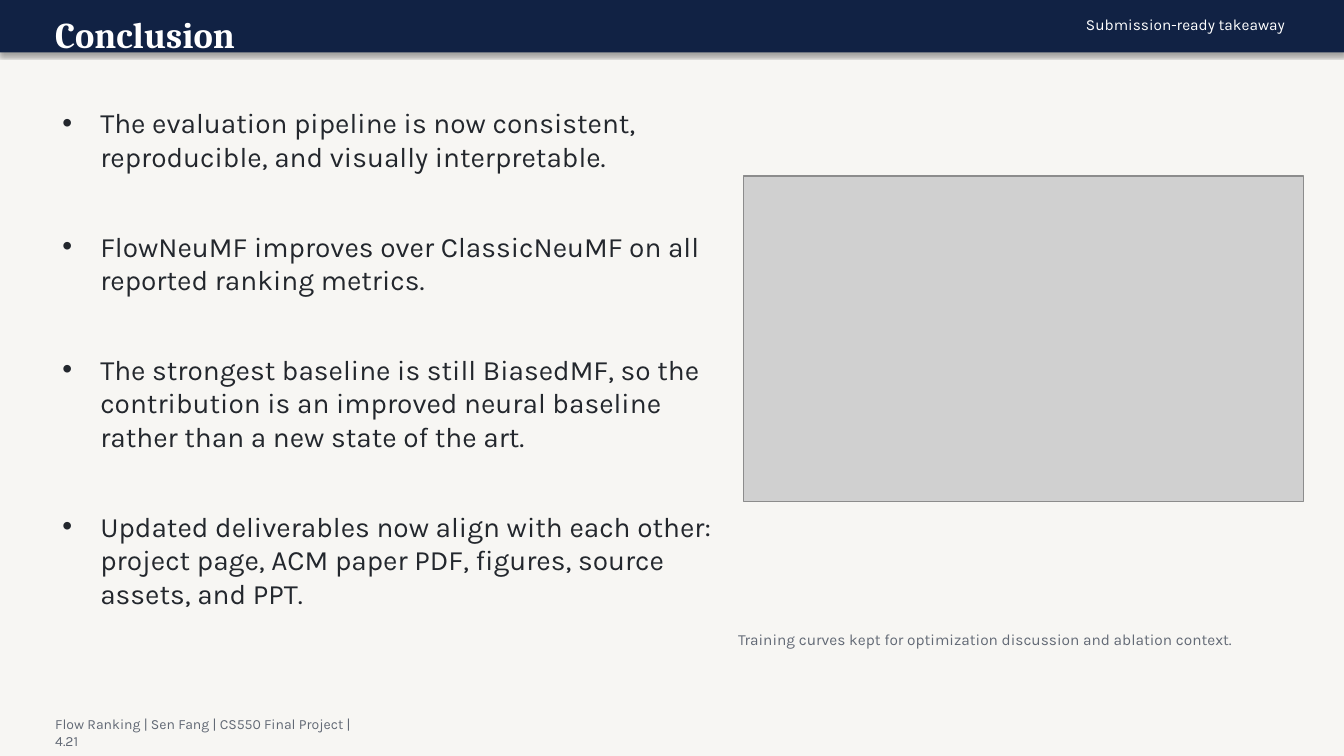
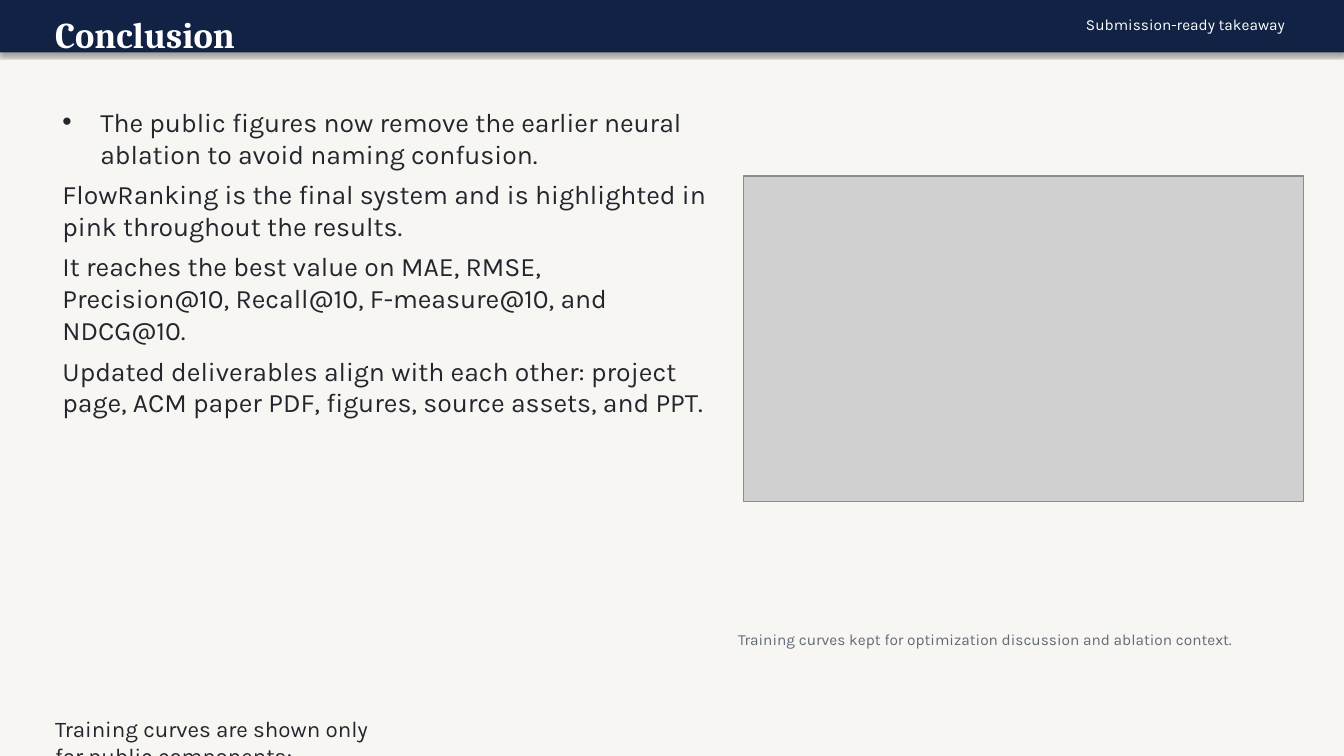
Before and after one commit to FangSen9000/FlowRanking, a slide deck: slide 7 of assets/flow_ranking_slides.pptx. Drawn at 1344x756 pixels with LibreOffice and Linux fonts; fonts in the diff are those of the drawing; grey boxes stand for pictures. Boxes give left, top, right and bottom in pixels: in the first picture for what was removed or moved away, otherwise in the second. Text is boxed around its words. In the diff, an @@ line names an element or a change of style, - is before the commit and + after.

Commit message:
Clarify FlowRanking public results

```diff
--- a/assets/flow_ranking_slides.pptx
+++ b/assets/flow_ranking_slides.pptx
@@ text at [62, 113, 706, 419]: text changed; size 20 to 19 pt @@
-• The evaluation pipeline is now consistent, reproducible, and visually interpretable.
-• FlowNeuMF improves over ClassicNeuMF on all reported ranking metrics.
-• The strongest baseline is still BiasedMF, so the contribution is an improved neural baseline rather than a new state of the art.
-• Updated deliverables now align with each other: project page, ACM paper PDF, figures, source assets, and PPT.
+• The public figures now remove the earlier neural ablation to avoid naming confusion.
+FlowRanking is the final system and is highlighted in pink throughout the results.
+It reaches the best value on MAE, RMSE, Precision@10, Recall@10, F-measure@10, and NDCG@10.
+Updated deliverables align with each other: project page, ACM paper PDF, figures, source assets, and PPT.
@@ text at [55, 721, 368, 743]: text changed; size 10 to 16 pt; text colour #626975 to #23272D @@
-Flow Ranking | Sen Fang | CS550 Final Project | 4.21
+Training curves are shown only for public components; FlowRanking itself is a task-specific final system.
```
Also in this commit, not shown: 6 other slides changed, 19 other files.
